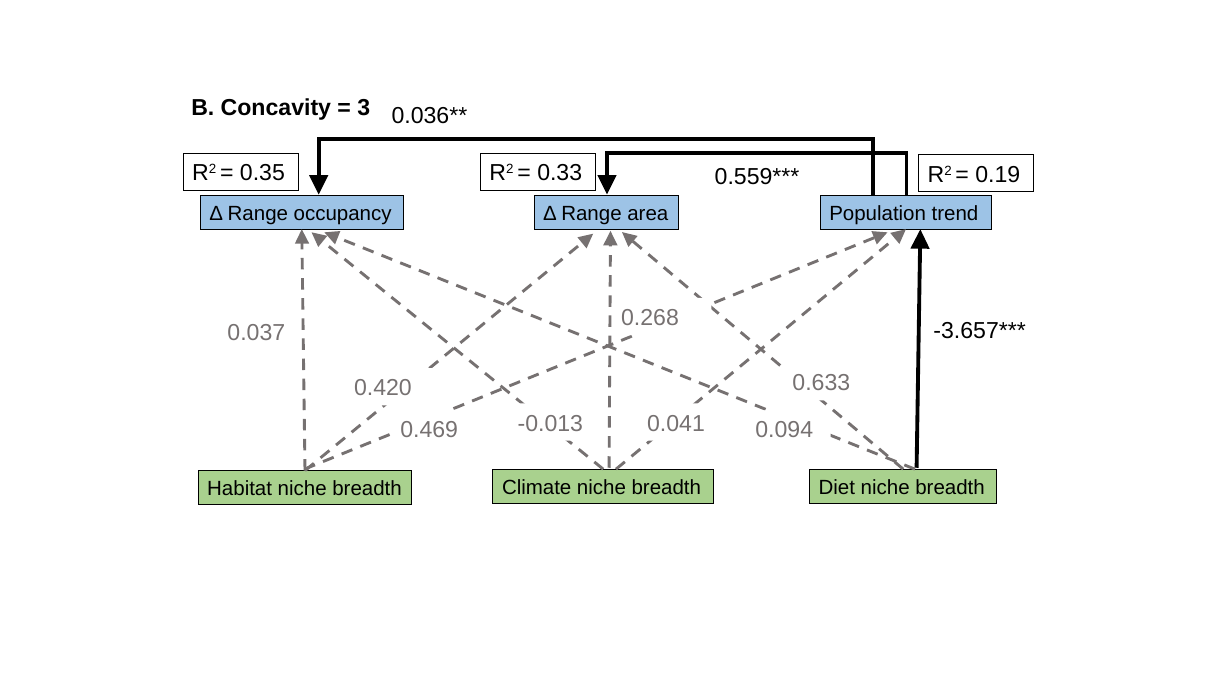
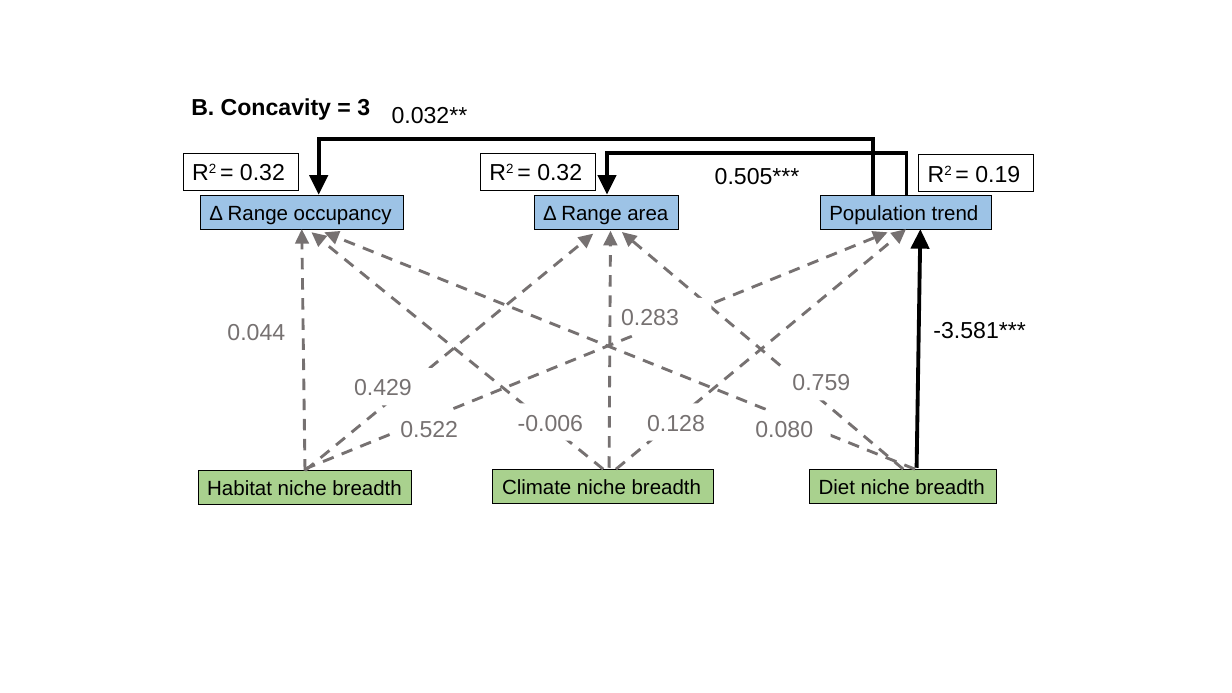
Before and after one commit to zahraddeen1/avian-range-shifts, a slide deck: slide 3 of figures/sem_venn_figures.pptx. Drawn at 1232x693 pixels with LibreOffice and Linux fonts; fonts in the diff are those of the drawing. Boxes give left, top, right and bottom in pixels: in the first picture for what was removed or moved away, otherwise in the second. Text is boxed around its words. In the diff, an @@ line names an element or a change of style, - is before the commit and + after.

```diff
--- a/figures/sem_venn_figures.pptx
+++ b/figures/sem_venn_figures.pptx
@@ text in rectangle at (392,107,468,124): text changed @@
-0.036**
+0.032**
@@ text in rectangle at (240,164,285,181): text changed @@
-R2 = 0.35
+R2 = 0.32
@@ text in rectangle at (537,164,582,181): text changed @@
-R2 = 0.33
+R2 = 0.32
@@ text in rectangle at (715,168,800,185): text changed @@
-0.559***
+0.505***
@@ text at (227,324,285,340): text changed @@
-0.037
+0.044
@@ text at (621,309,679,325): text changed @@
-0.268
+0.283
@@ text at (933,322,1025,339): text changed @@
--3.657***
+-3.581***
@@ text at (354,379,412,395): text changed @@
-0.420
+0.429
@@ text at (792,374,850,390): text changed @@
-0.633
+0.759
@@ text at (518,415,583,431): text changed @@
--0.013
+-0.006
@@ text at (647,415,705,431): text changed @@
-0.041
+0.128
@@ text at (400,421,458,437): text changed @@
-0.469
+0.522
@@ text at (755,421,813,437): text changed @@
-0.094
+0.080
```
Also in this commit, not shown: 2 other slides changed, 3 other files.
